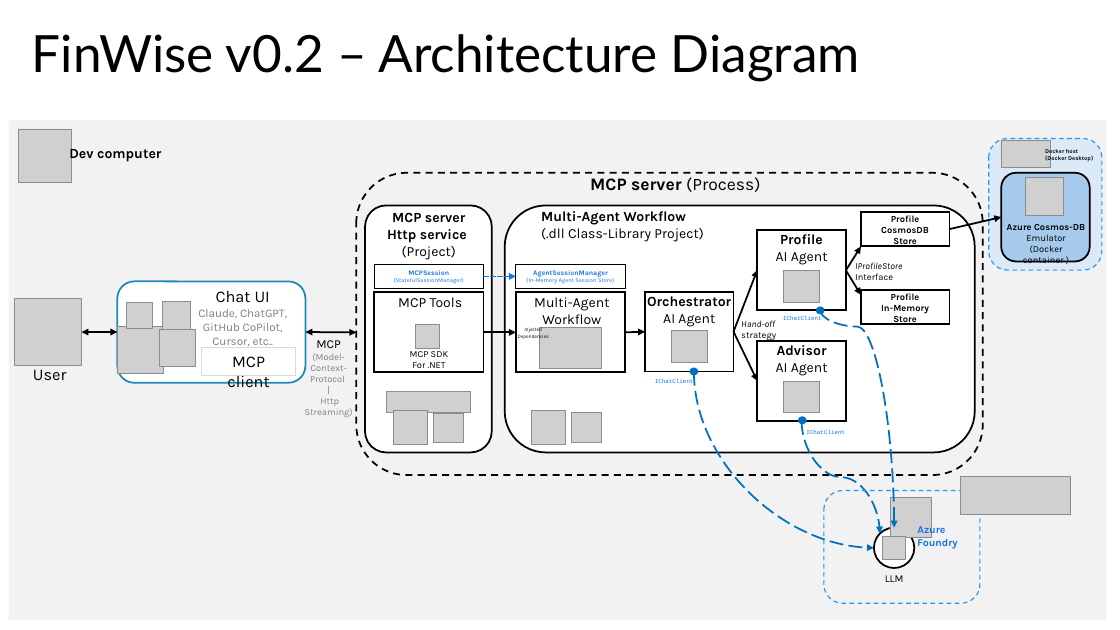
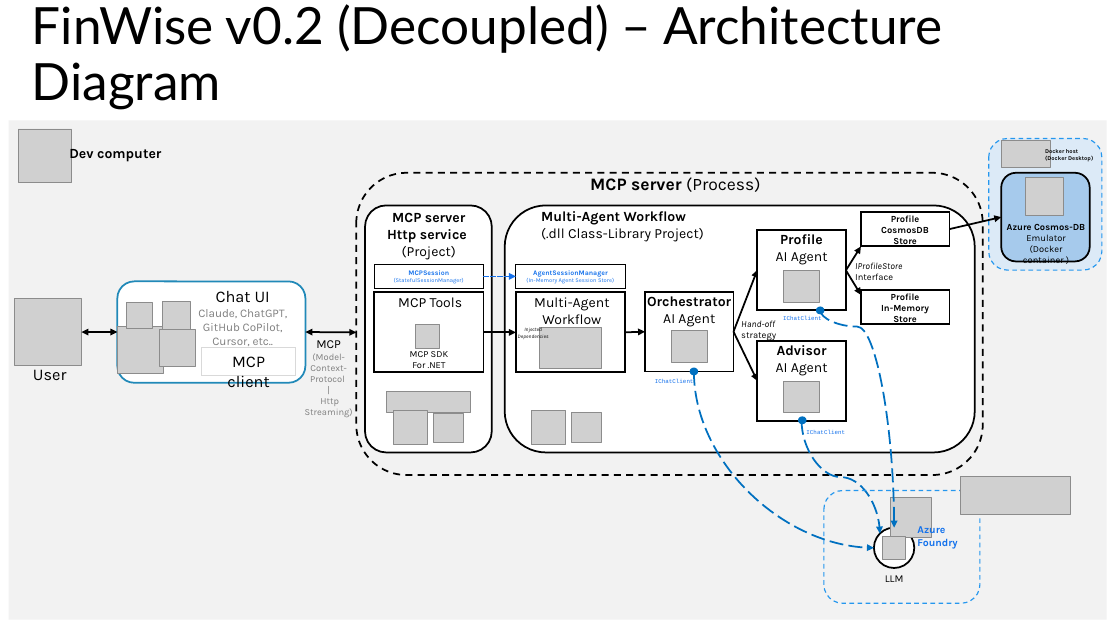
Before and after one commit to ADRIANDLT/FinWise, a slide deck: slide 8 of specs/FinWise-ArchitectureDiagrams.pptx (slide 7 before the commit). Drawn at 1120x630 pixels with LibreOffice and Linux fonts; fonts in the diff are those of the drawing; grey boxes stand for pictures. Boxes give left, top, right and bottom in pixels: in the first picture for what was removed or moved away, otherwise in the second. Text is boxed around its words. In the diff, an @@ line names an element or a change of style, - is before the commit and + after.

```diff
--- a/specs/FinWise-ArchitectureDiagrams.pptx
+++ b/specs/FinWise-ArchitectureDiagrams.pptx
@@ title at [32,4,942,110]: text changed @@
-FinWise v0.2 – Architecture Diagram
+FinWise v0.2 (Decoupled) – Architecture Diagram
```
Also in this commit, not shown: 6 other slides changed, 2 slides added, 19 other files.
